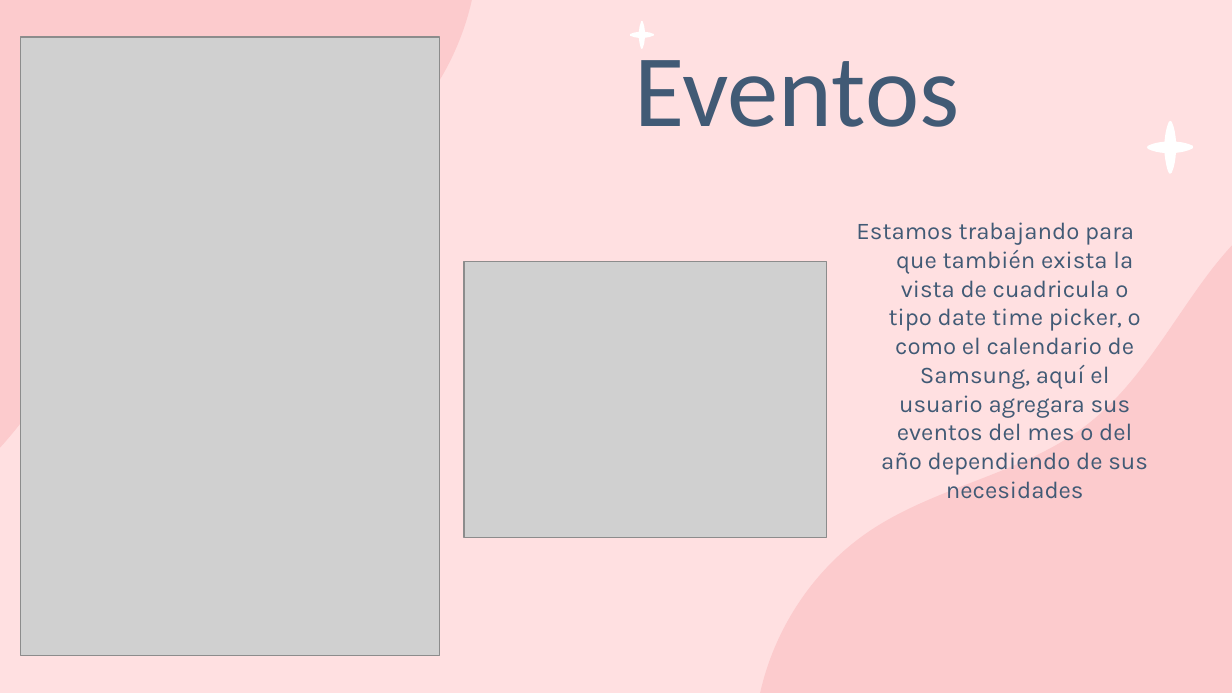
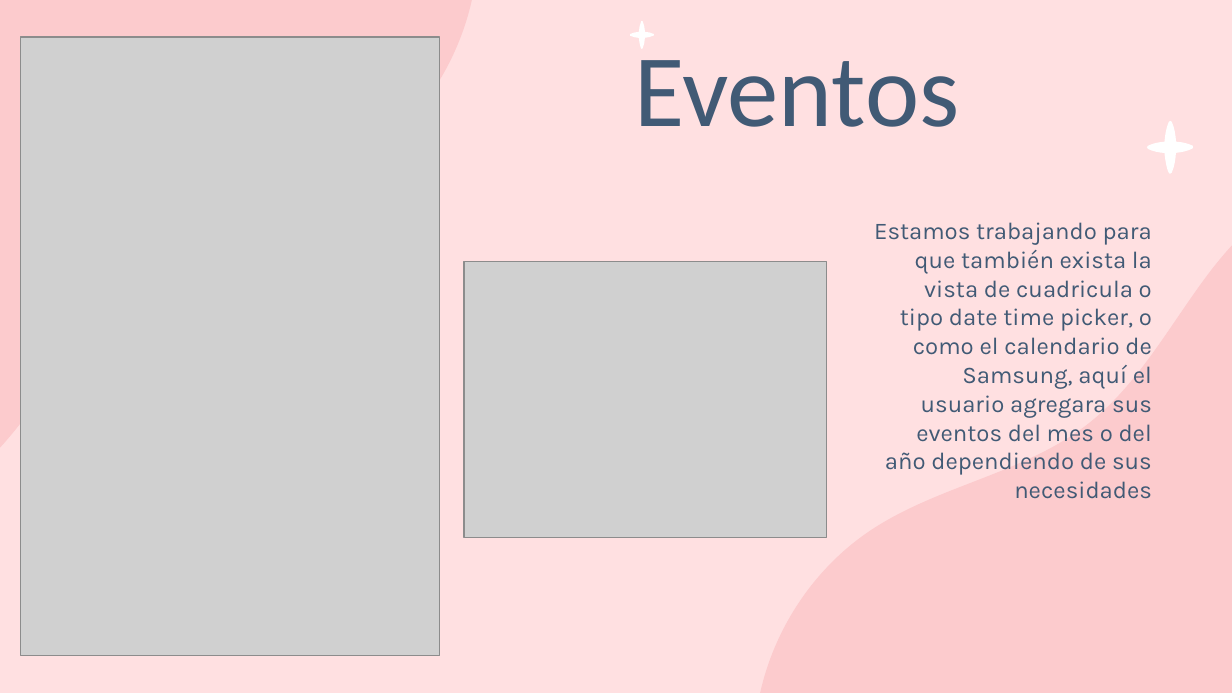
Before and after one commit to AdrianMtzTrev/Oktodo, a slide deck: slide 8 of media/OKTODO_1ER AVANCE.pptx. Drawn at 1232x693 pixels with LibreOffice and Linux fonts; fonts in the diff are those of the drawing; grey boxes stand for pictures. Boxes give left, top, right and bottom in pixels: in the first picture for what was removed or moved away, otherwise in the second. Text is boxed around its words. In the diff, an @@ line names an element or a change of style, - is before the commit and + after.

```diff
--- a/media/OKTODO_1ER AVANCE.pptx
+++ b/media/OKTODO_1ER AVANCE.pptx
@@ text "Estamos trabajando para que también ..." at (874, 222, 1152, 499): alignment centre to right @@
```
Also in this commit, not shown: 11 other slides changed.
